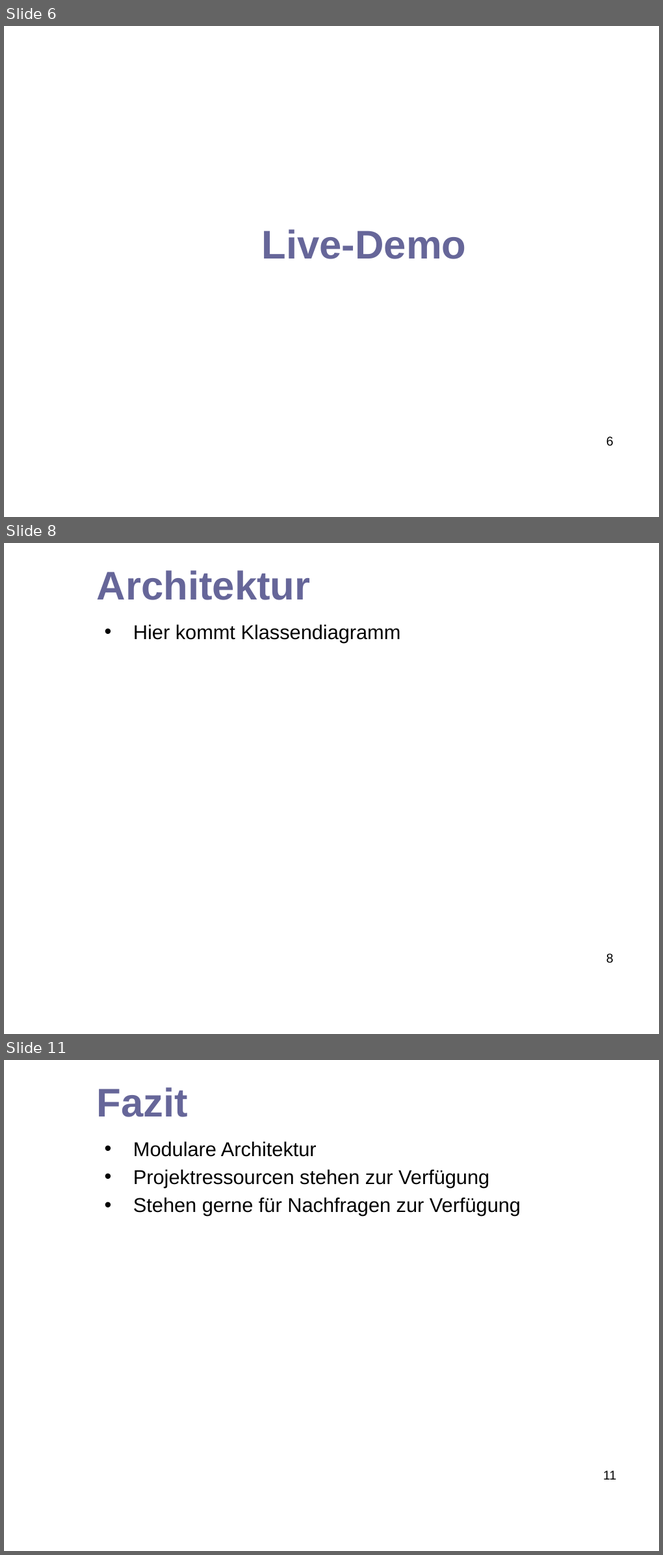
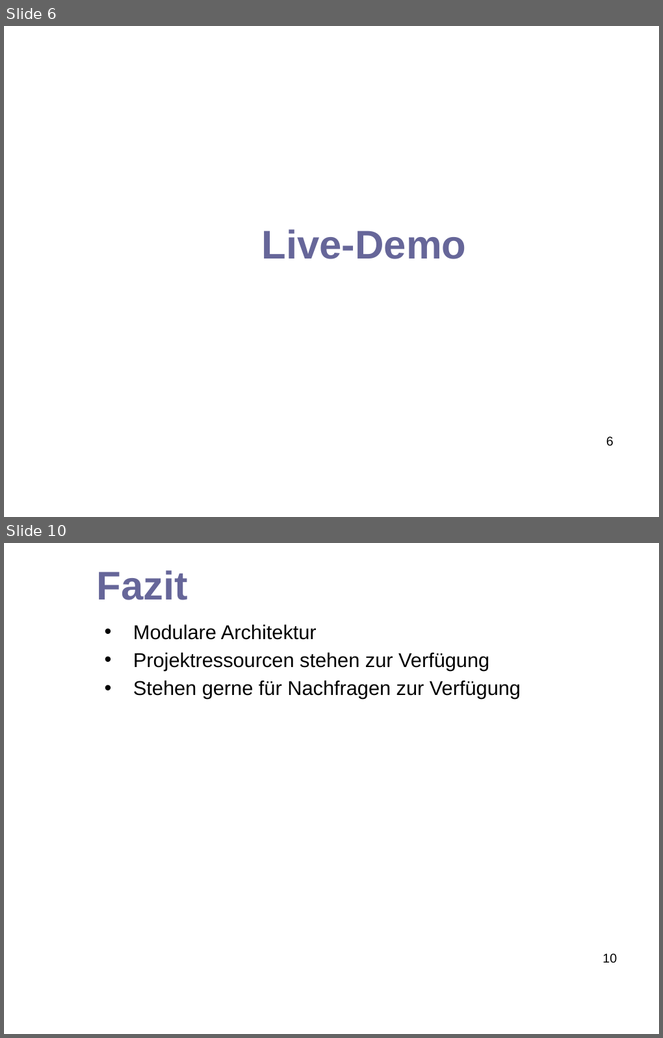
Before and after one commit to hheimbuerger/jacavi, a slide deck: docs/presentation documents/Abschlusspräsentation_JaCaVi.odp. Shown one above the other, each under a label of ours: slides 6, 8 and 11 before the commit, slides 6 and 10 after it; the slides between them are not shown. The pictures are 663x1555 and 663x1038 pixels, drawn with LibreOffice and Linux fonts; fonts in the diff are those of the drawing; background and template pictures are left out. Boxes give left, top, right and bottom in pixels: in the first picture for what was removed or moved away, otherwise in the second. Text is boxed around its words. In the diff, an @@ line names an element or a change of style, - is before the commit and + after.

```diff
--- a/docs/presentation documents/Abschlusspräsentation_JaCaVi.odp
+++ b/docs/presentation documents/Abschlusspräsentation_JaCaVi.odp
@@ slide 8 removed at [4, 543, 659, 1034], background picture (left out) @@
@@ title removed at [97, 570, 310, 600] @@
-Architektur
@@ text removed at [133, 624, 401, 643] @@
-• Hier kommt Klassendiagramm
@@ page number removed at [607, 954, 614, 964] @@
-8
@@ what was slide 11 is now slide 10 @@
@@ page number at [603, 954, 617, 964]: text changed @@
-11
+10
```
Also in this commit, not shown: 4 slides changed, 1 slide added, 1 other slide removed.
